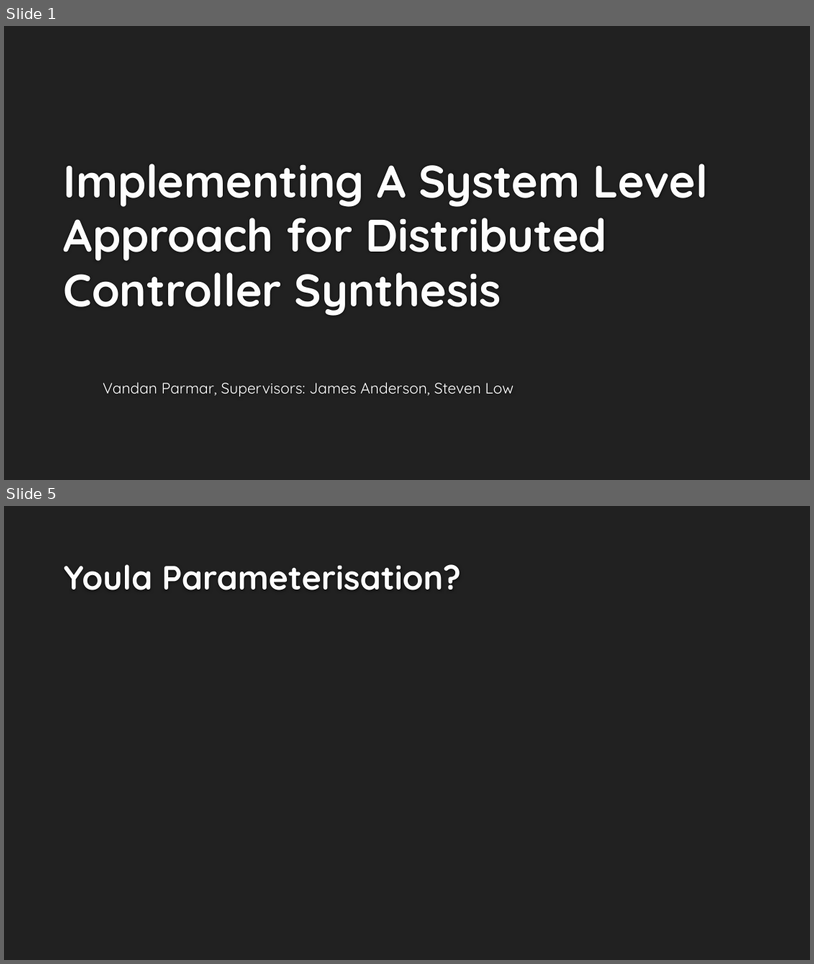
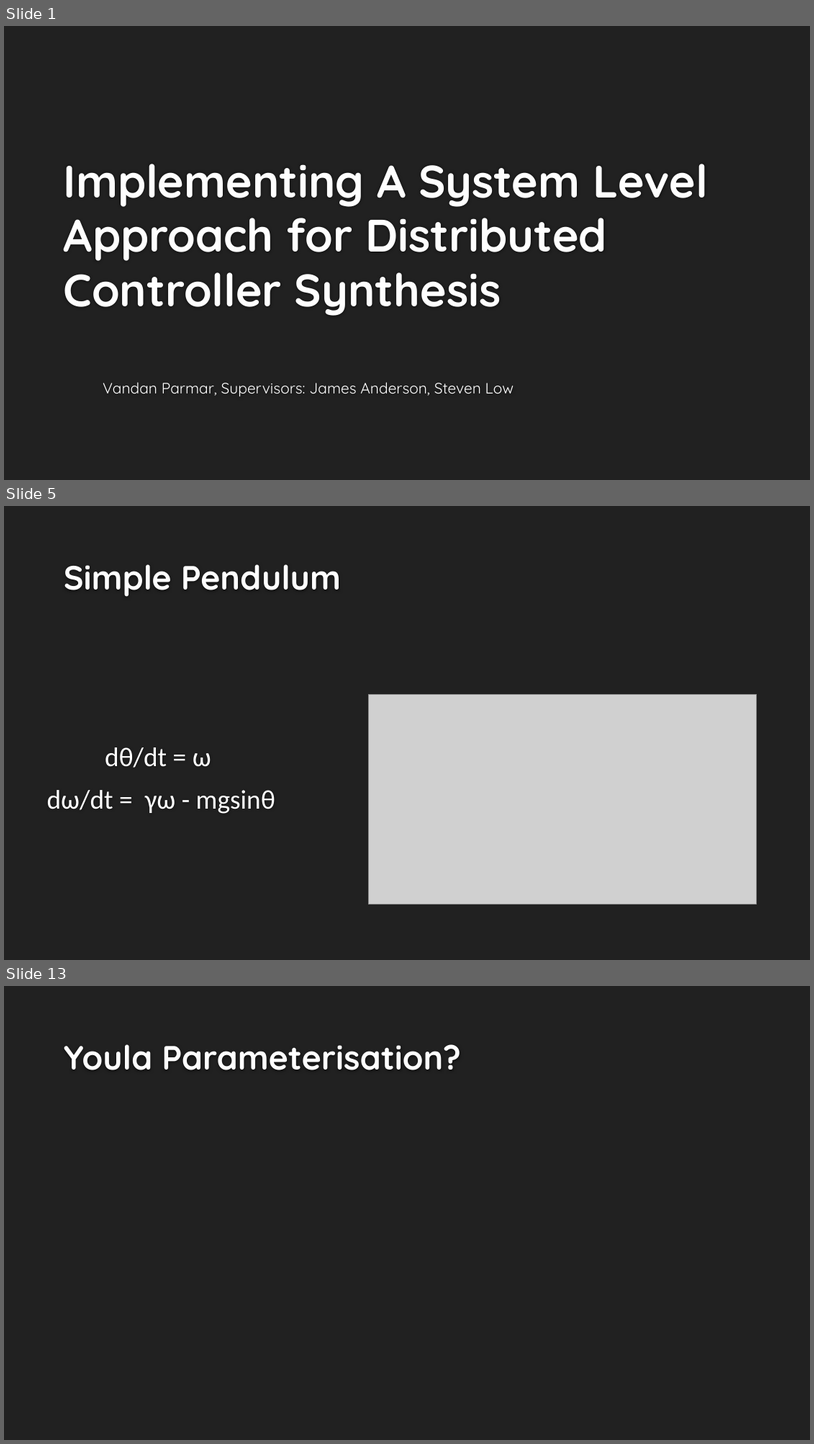
Before and after one commit to vandanparmar/SURFcode, a slide deck: reports/final_pres.pptx. Shown one above the other, each under a label of ours: slides 1 and 5 before the commit, slides 1, 5 and 13 after it; the slides between them are not shown. The pictures are 814x964 and 814x1444 pixels, drawn with LibreOffice and Linux fonts; fonts in the diff are those of the drawing; grey boxes stand for pictures; background and template pictures are left out. Boxes give left, top, right and bottom in pixels: in the first picture for what was removed or moved away, otherwise in the second. Text is boxed around its words. In the diff, an @@ line names an element or a change of style, - is before the commit and + after.

```diff
--- a/reports/final_pres.pptx
+++ b/reports/final_pres.pptx
@@ slide 5 added at [4,506,810,960], background #212121 @@
@@ title added at [64,564,341,597], 40 pt, text #FEFEFE, bold @@
+Simple Pendulum
@@ picture added at [369,694,757,904] @@
@@ text added at [47,747,275,813], 32 pt, text #FFFFFF @@
+dθ/dt = ω
+dω/dt = γω - mgsinθ
@@ what was slide 5 is now slide 13 @@
```
Also in this commit, not shown: 10 other slides added, 3 slides removed, 5 other files.
